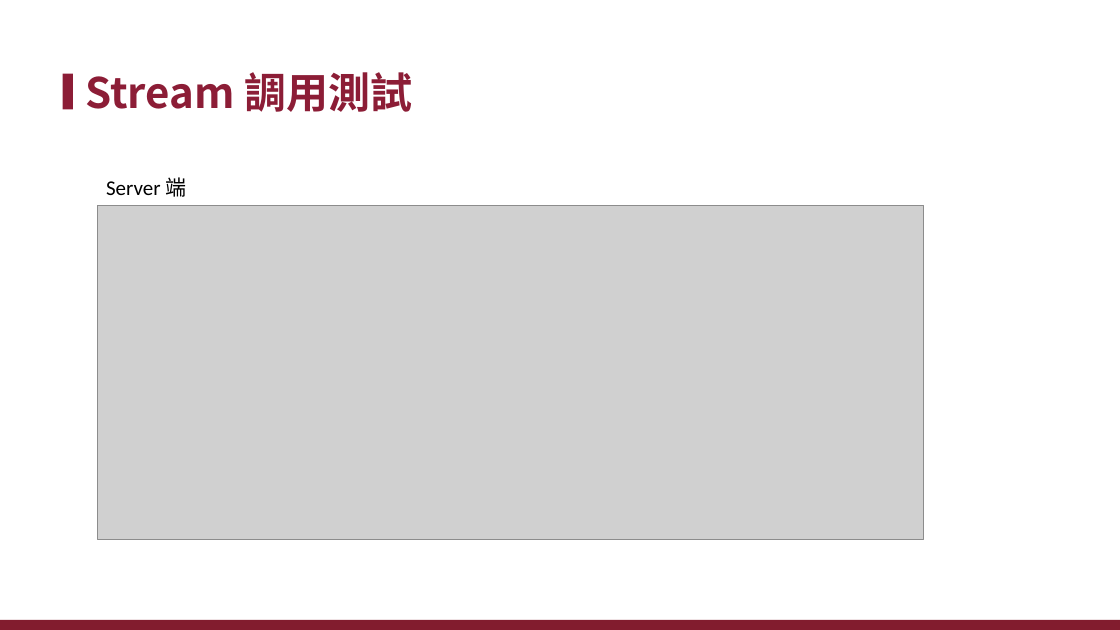
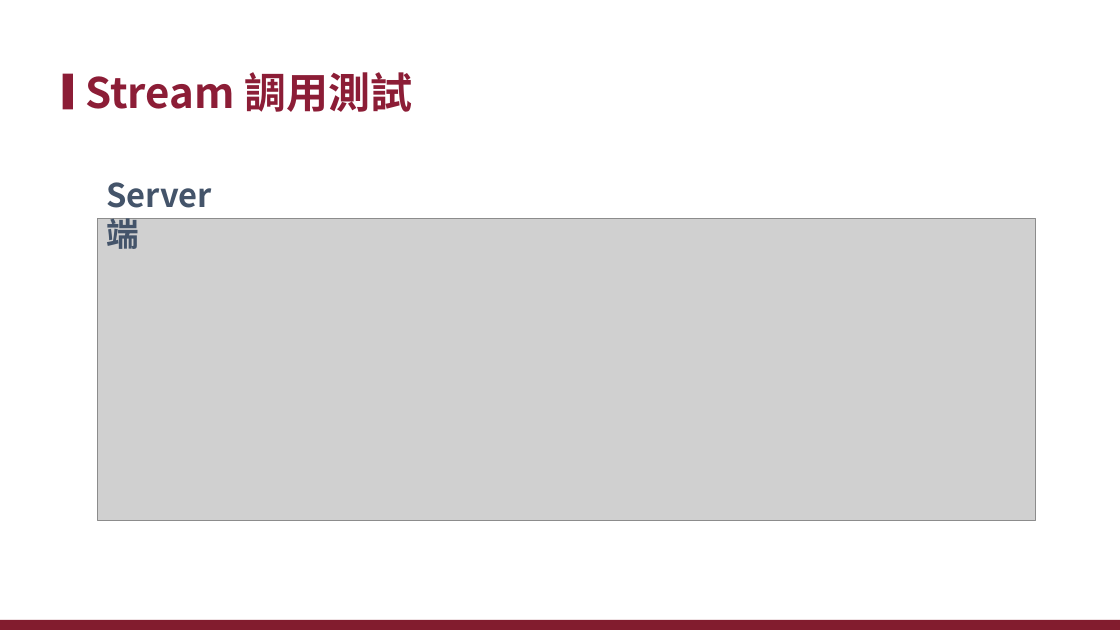
Before and after one commit to xiauchen/5__gRPC, a slide deck: slide 28 of 空白PPT.pptx (slide 25 before the commit). Drawn at 1120x630 pixels with LibreOffice and Linux fonts; fonts in the diff are those of the drawing; grey boxes stand for pictures; background and template pictures are left out. Boxes give left, top, right and bottom in pixels: in the first picture for what was removed or moved away, otherwise in the second. Text is boxed around its words. In the diff, an @@ line names an element or a change of style, - is before the commit and + after.

```diff
--- a/空白PPT.pptx
+++ b/空白PPT.pptx
@@ text "Server 端" at (x1=106, y1=182, x2=212, y2=249): size 18 to 28 pt, font Calibri to Noto Sans CJK SC, text colour #000000 to #44546A, bold on; more space between paragraphs @@
@@ picture resized from (x1=97, y1=205, x2=923, y2=539) to (x1=97, y1=218, x2=1036, y2=521) @@
```
Also in this commit, not shown: 23 other slides changed, 19 slides added, 4 slides removed, 17 other files.
